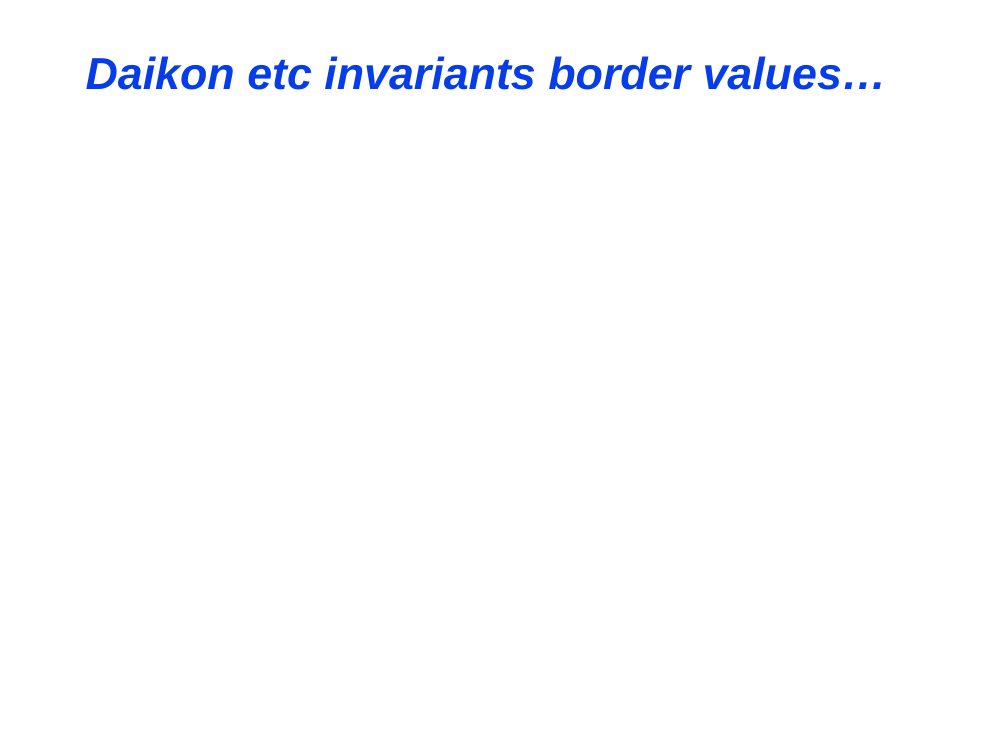
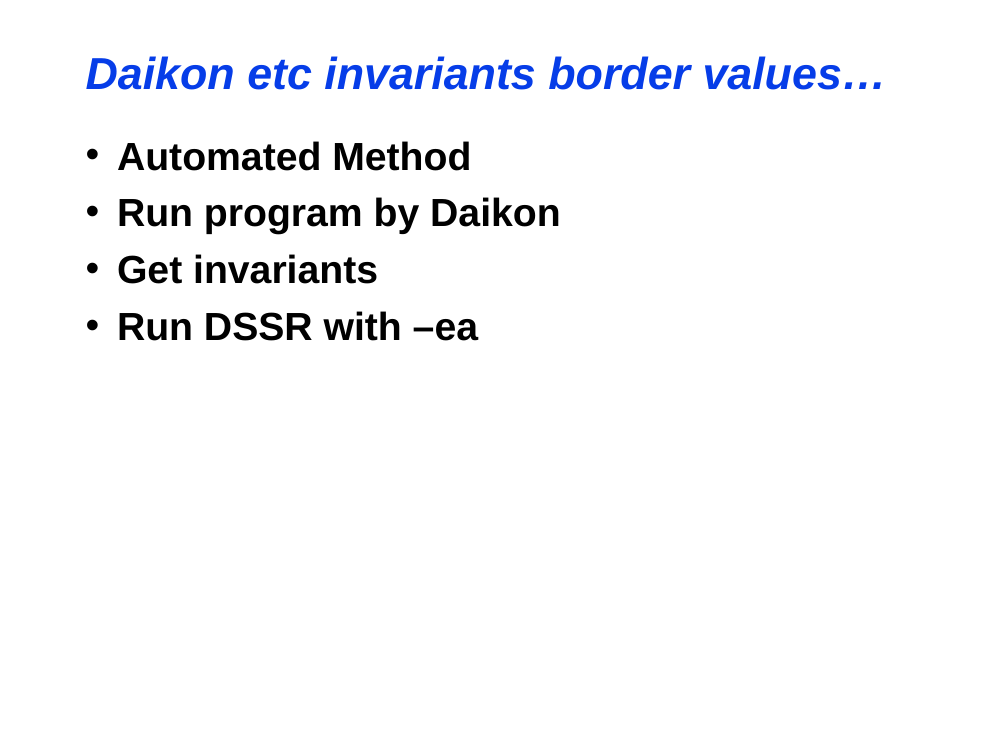
Before and after one commit to maochy/yeti-test, a slide deck: slide 19 of ThesisSeminar/ThesisSeminar.ppt (slide 16 before the commit). Drawn at 1008x756 pixels with LibreOffice and Linux fonts; fonts in the diff are those of the drawing. Boxes give left, top, right and bottom in pixels: in the first picture for what was removed or moved away, otherwise in the second. Text is boxed around its words. In the diff, an @@ line names an element or a change of style, - is before the commit and + after.

Commit message:
Few more slides added.

```diff
--- a/ThesisSeminar/ThesisSeminar.ppt
+++ b/ThesisSeminar/ThesisSeminar.ppt
@@ text added at (x1=117, y1=141, x2=561, y2=341), 28 pt, text #000000, bold @@
+• Automated Method
+• Run program by Daikon
+• Get invariants
+• Run DSSR with –ea
```
Also in this commit, not shown: 1 other slide changed, 7 slides added, 4 slides removed.
